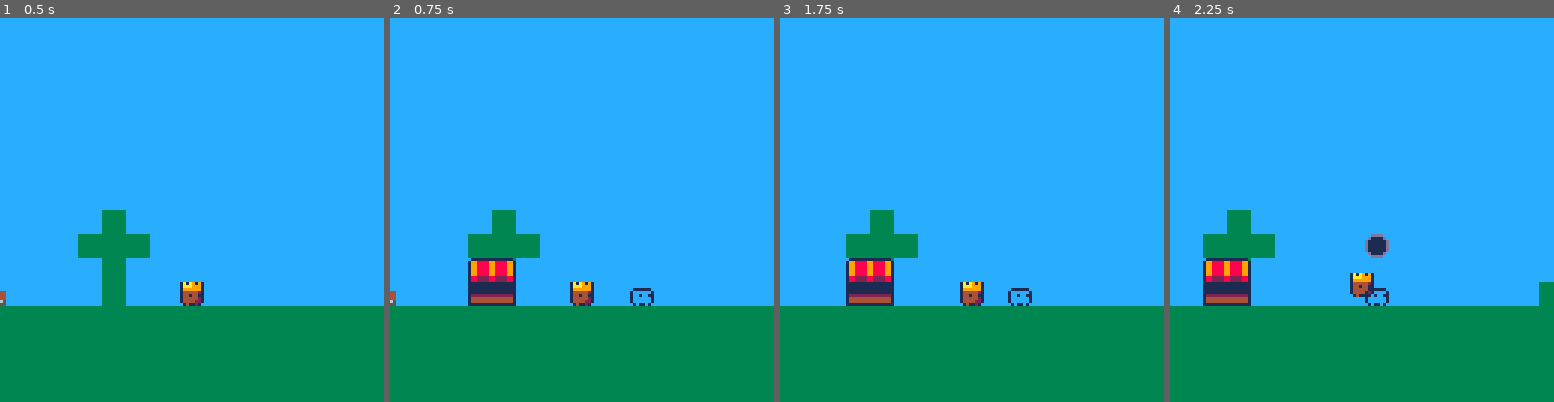
Above: before the commit, frames 1-4 (left to right).
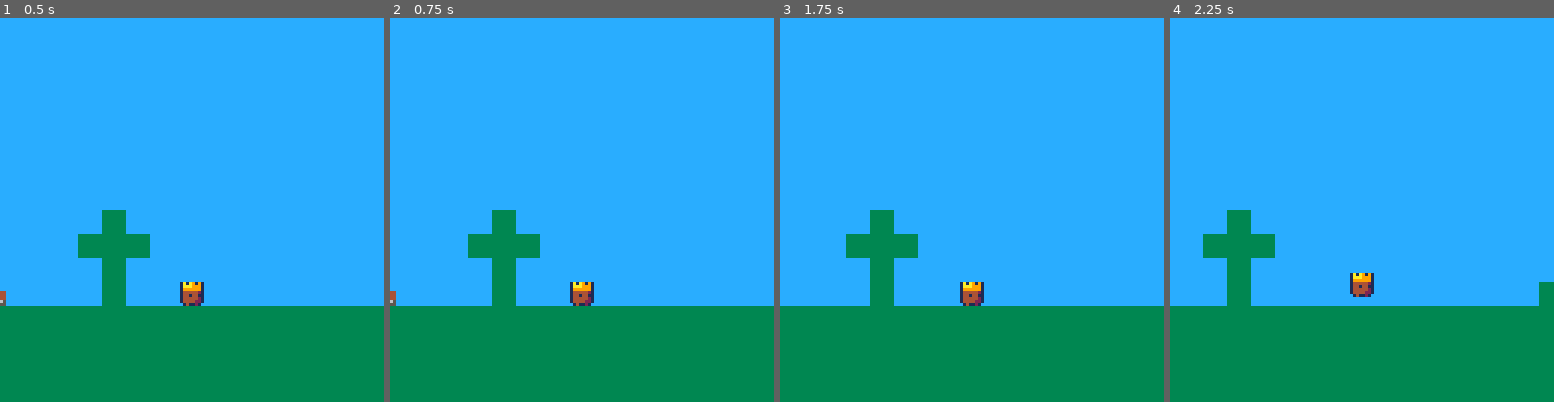
Above: after the commit, the same moments.

Repository: shen-sat/kingdom
Game: PICO-8 cartridge kingdom.p8
The game is run twice, just before and just after one commit, with the same random seed, the same clock (stepped at 60 frames per second) and the same inputs.
Inputs:
- Up to frame 1 (0.5 s): tap X (X key) at 0.33 s
- Up to frame 2 (0.75 s): tap O (Z key) at 0.7 s
- Up to frame 3 (1.75 s): tap X (X key) at 1.07 s; hold Right from 1.6 s (still down); tap O (Z key) at 1.7 s
- Up to frame 4 (2.25 s): tap X (X key) at 1.85 s; release Right at 2.1 s; tap O (Z key) at 2.1 s; hold Up from 2.15 s (still down)

Frame 1 is identical in both runs. In frame 2, 1.7% of the frame differs, in the area x 20-69%, y 62-75%; in frame 3, 1.7%; in frame 4, 2.0%, in the area x 8-58%, y 56-75%.

Commit message:
Reset level management to normal

Diff:
--- a/kingdom.p8
+++ b/kingdom.p8
@@ -255,9 +255,9 @@
 end
 
 function manage_level_changes()
- -- if camp_fire.is_bought and level == 0 then
- --  level = 1
- if btnp(4) then
+ if camp_fire.is_bought and level == 0 then
+  level = 1
+ -- if btnp(4) then
   add(buyable_items,archery_shop)
   add(buyable_items,civilian)
  end
